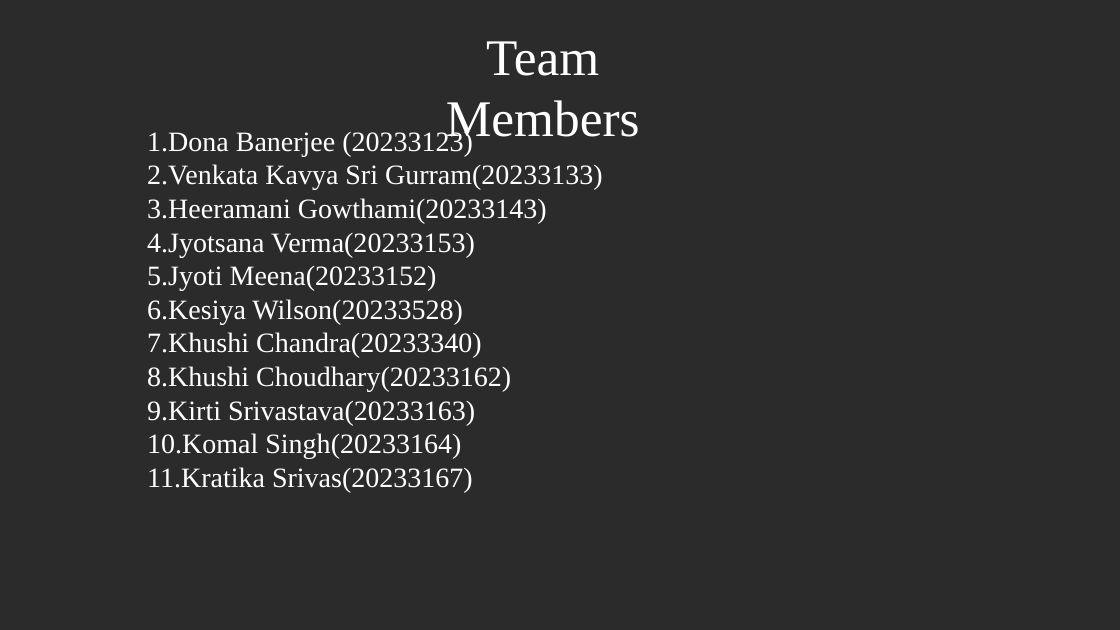
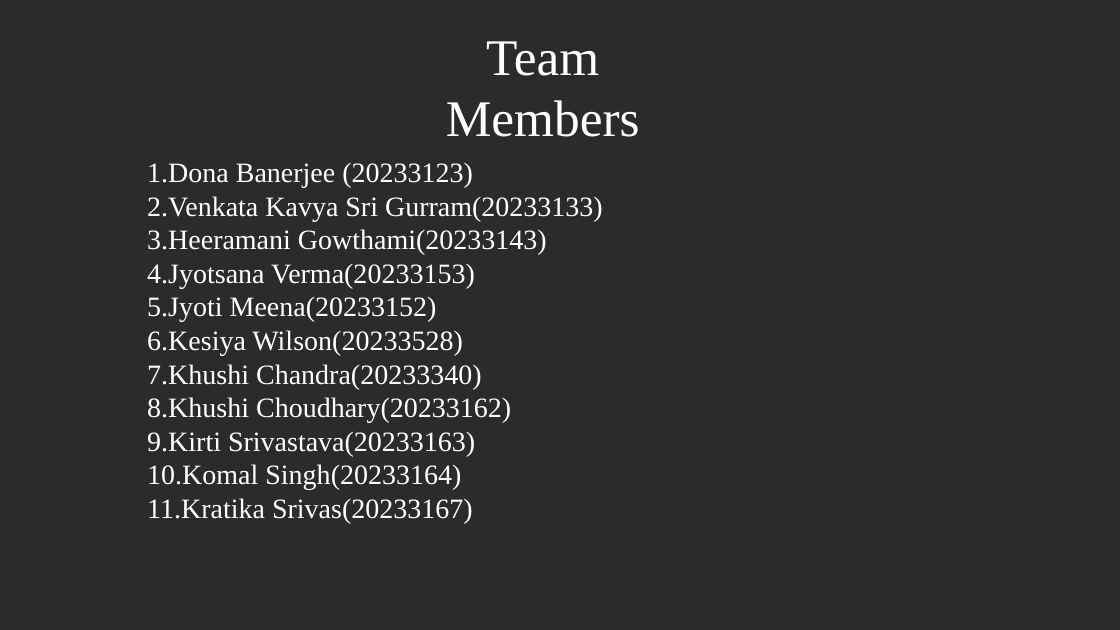
Before and after one commit to Komalsingh7/Lumous_EyeGroupNo_9, a slide deck: slide 13 of Lumous Eye.pptx (slide 12 before the commit). Drawn at 1120x630 pixels with LibreOffice and Linux fonts; fonts in the diff are those of the drawing; background and template pictures are left out; a plain dark background stands for a picture behind light text. Boxes give left, top, right and bottom in pixels: in the first picture for what was removed or moved away, otherwise in the second. Text is boxed around its words. In the diff, an @@ line names an element or a change of style, - is before the commit and + after.

```diff
--- a/Lumous Eye.pptx
+++ b/Lumous Eye.pptx
@@ text "1.Dona Banerjee (20233123)" moved from (x1=147, y1=129, x2=603, y2=492) to (x1=147, y1=163, x2=603, y2=524) @@
```
Also in this commit, not shown: 1 other slide changed, 1 slide added.
